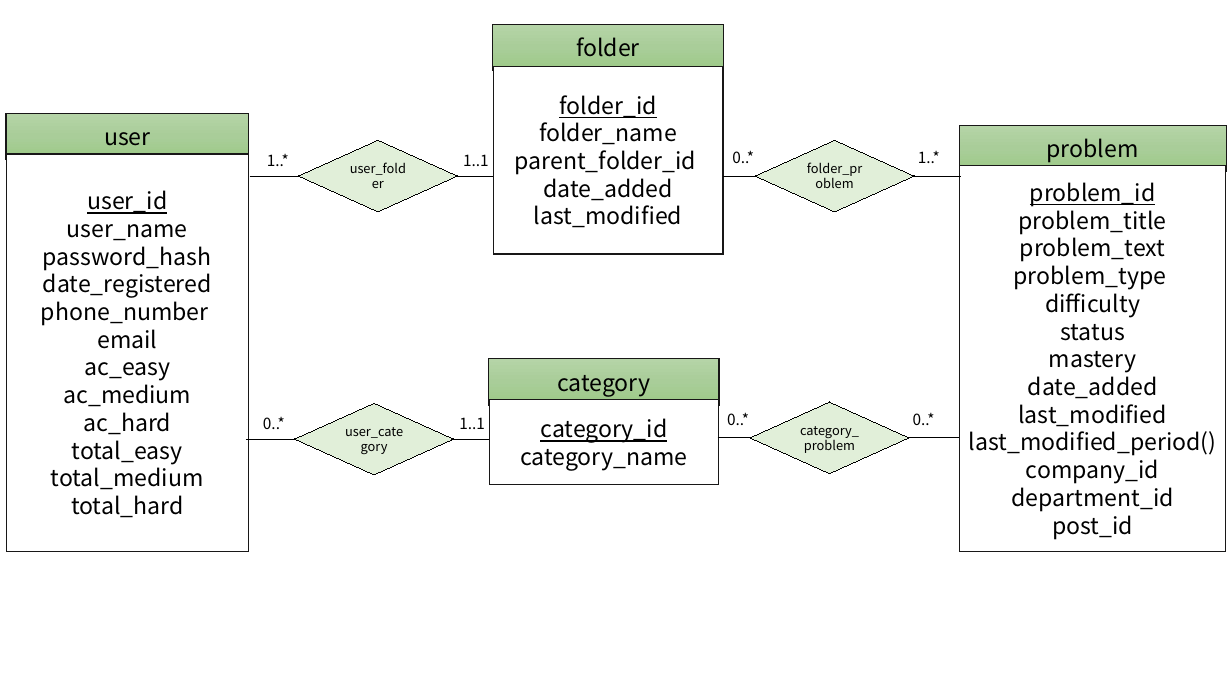
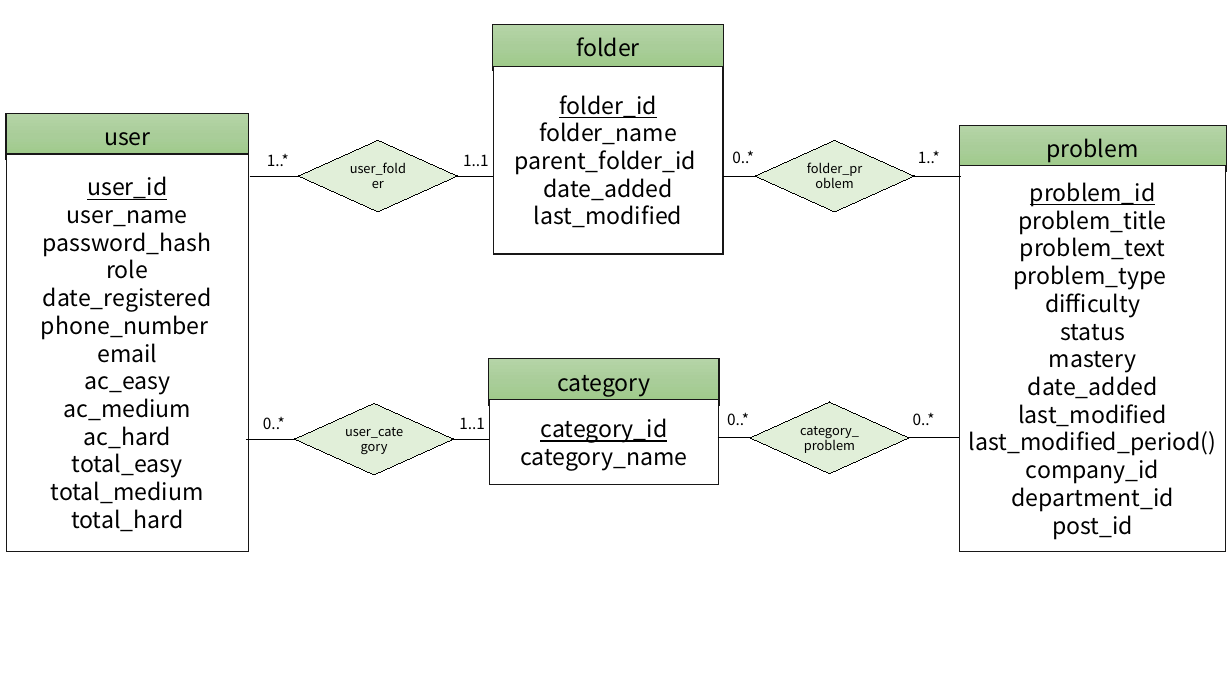
Before and after one commit to ALiersEL/CodeVault, a slide deck: slide 1 of db.pptx. Drawn at 1232x693 pixels with LibreOffice and Linux fonts; fonts in the diff are those of the drawing. Boxes give left, top, right and bottom in pixels: in the first picture for what was removed or moved away, otherwise in the second. Text is boxed around its words. In the diff, an @@ line names an element or a change of style, - is before the commit and + after.

Commit message:
added role to "user" table, introduced jwt and completed the basic function of add problem

```diff
--- a/db.pptx
+++ b/db.pptx
@@ text in rectangle at (x1=106, y1=259, x2=148, y2=279): paragraph added @@
+role
```
Also in this commit, not shown: 39 other files.
